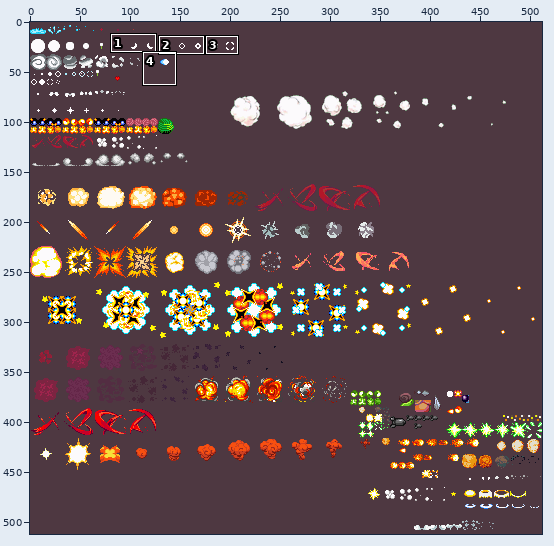
Sprite sheet -- gfx/sprEffects.png. The first picture is a wide view before the edit; the outline marks the close-up.
Close-up. First the earlier version:
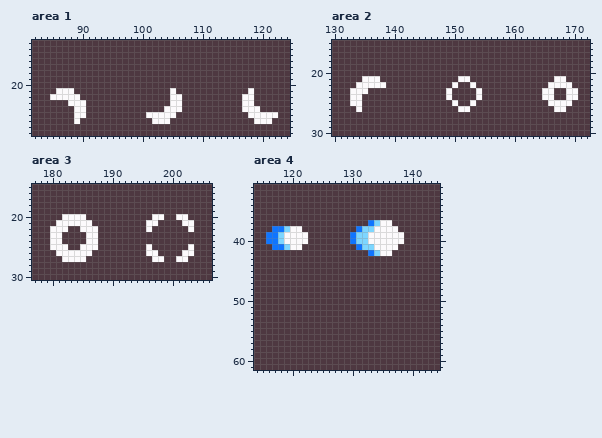
The file is 512x512 pixels. Colours within 5 levels of each other are drawn and written as one. Shown: area 1: x 82..124, y 13..28; area 2: x 130..172, y 15..30; area 3: x 177..206, y 15..30; area 4: x 114..144, y 31..61.
Once edited:
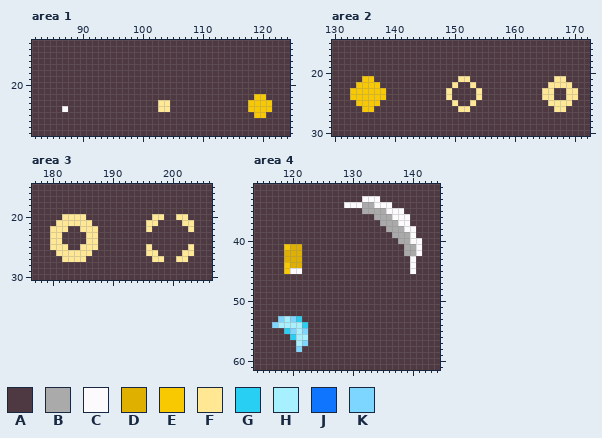
Palette (. is transparent): A #4e3841  B #aaaaaa  C #fcfafc  D #e0b000  E #f8c800  F #ffe793  G #29cff2  H #a7f0ff  J #0f75ff  K #7dd6ff
Edits made:
Changed rows in their new state; - is an unchanged pixel.
Area 1:
first column x 85:
21 -AAA----------------A------------A----
22 AAAAA---------------AA----------AAEE--
23 ---AAA------------FFAA----------AEEEE-
24 --C-AA------------FFAA----------AEEEE-
25 ----AA----------AAAAA------------AEEAA
26 ----A------------AAA--------------AAA-
Area 2:
first column x 133:
21 --EEA-------------FF--------------FF--
22 -EEEEA-----------F--F------------FFFF-
23 EEEEEE----------F----F----------FF--FF
24 EEEEEE----------F----F----------FF--FF
25 AEEEE------------F--F------------FFFF-
26 -AEE--------------FF--------------FF--
Area 3:
first column x 180:
20 --FFFF-----------FF--FF-
21 -FFFFFF---------FF----FF
22 FFF--FFF--------F------F
23 FF----FF----------------
24 FF----FF----------------
25 FFF--FFF--------F------F
26 -FFFFFF---------FF----FF
27 --FFFF-----------FF--FF-
Area 4:
first column x 116:
33 ----------------CCC-------
34 -------------CCCBBCCC-----
35 ----------------BBBBCCC---
36 ------------------BBBCCC--
37 -----------------AABBBCC--
38 -AAAAA---------AAAAABBBCC-
39 AAAAAAA-------AAAAAAABBBC-
40 AAAAAAA-------AAAAAAAABBCC
41 -AAEDD---------AAAAAAA-BBC
42 ---DDD-----------AAAA--BBC
43 ---DDD------------------C-
44 ---EDD------------------C-
45 ---ECC------------------C-
first column x 117:
53 -KHKG-
54 KHHHHG
55 --GKHK
56 ---GHH
57 ----HK
58 ----K-
